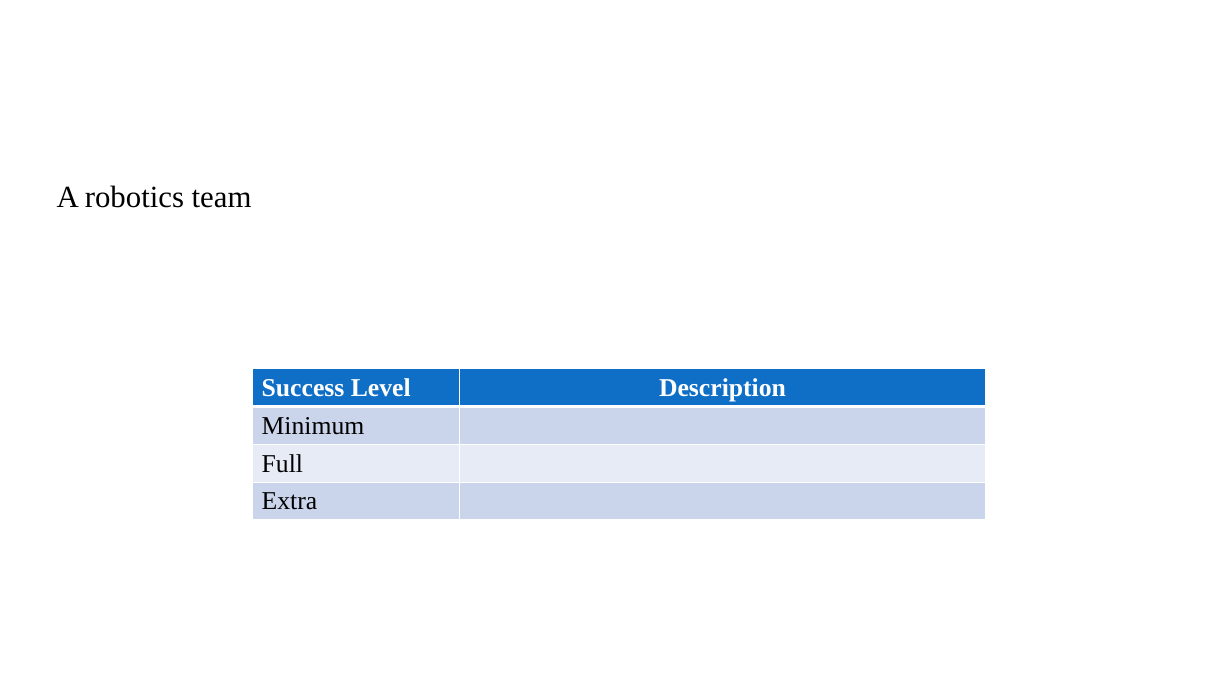
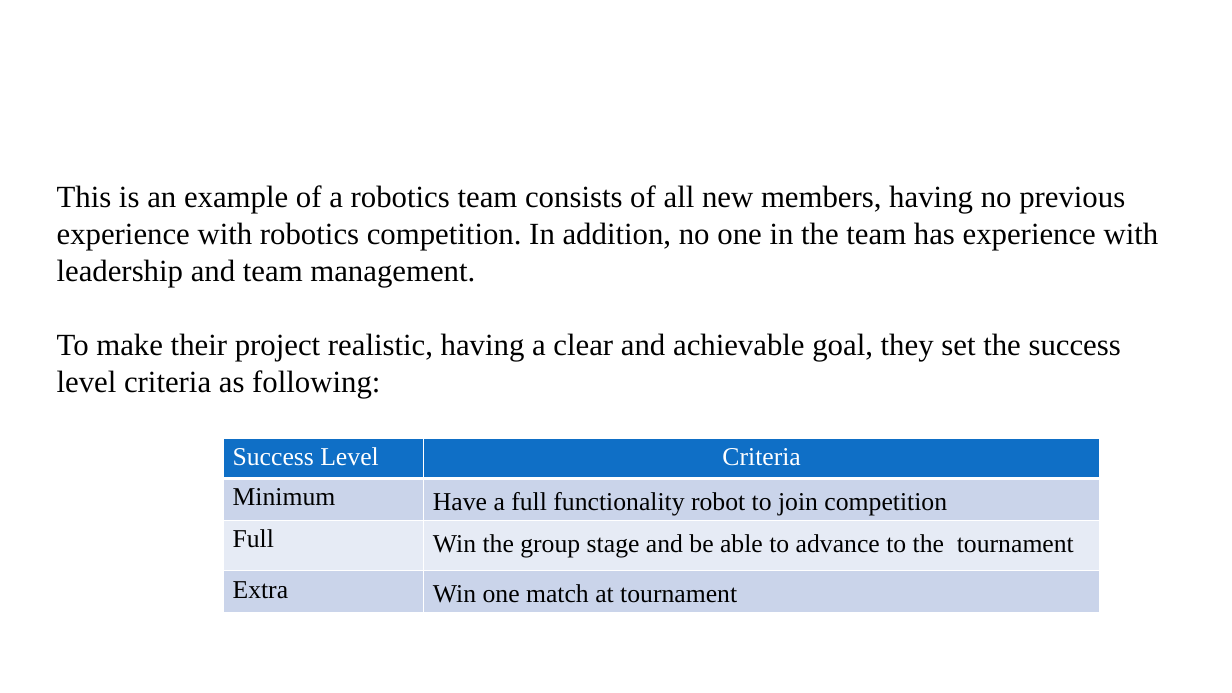
Before and after one commit to MorokotSakal/robotics-se, a slide deck: slide 6 of RoboticsTeam_SysEng_211227.pptx. Drawn at 1232x693 pixels with LibreOffice and Linux fonts; fonts in the diff are those of the drawing; background and template pictures are left out. Boxes give left, top, right and bottom in pixels: in the first picture for what was removed or moved away, otherwise in the second. Text is boxed around its words. In the diff, an @@ line names an element or a change of style, - is before the commit and + after.

```diff
--- a/RoboticsTeam_SysEng_211227.pptx
+++ b/RoboticsTeam_SysEng_211227.pptx
@@ text at <box>57,185,1159,398</box>: text changed @@
-A robotics team
+This is an example of a robotics team consists of all new members, having no previous experience with robotics competition. In addition, no one in the team has experience with leadership and team management.
+To make their project realistic, having a clear and achievable goal, they set the success level criteria as following:
@@ table removed at <box>252,369,986,672</box>, 4 rows, 2 columns @@
-Success Level | Description
-Minimum | 
-Full | 
-Extra | 
@@ table added at <box>224,438,1101,693</box>, 4 rows, 2 columns @@
+Success Level | Criteria
+Minimum | Have a full functionality robot to join competition
+Full | Win the group stage and be able to advance to the tournament
+Extra | Win one match at tournament
```
Also in this commit, not shown: 14 other slides changed, 2 slides added, 1 slide removed.
